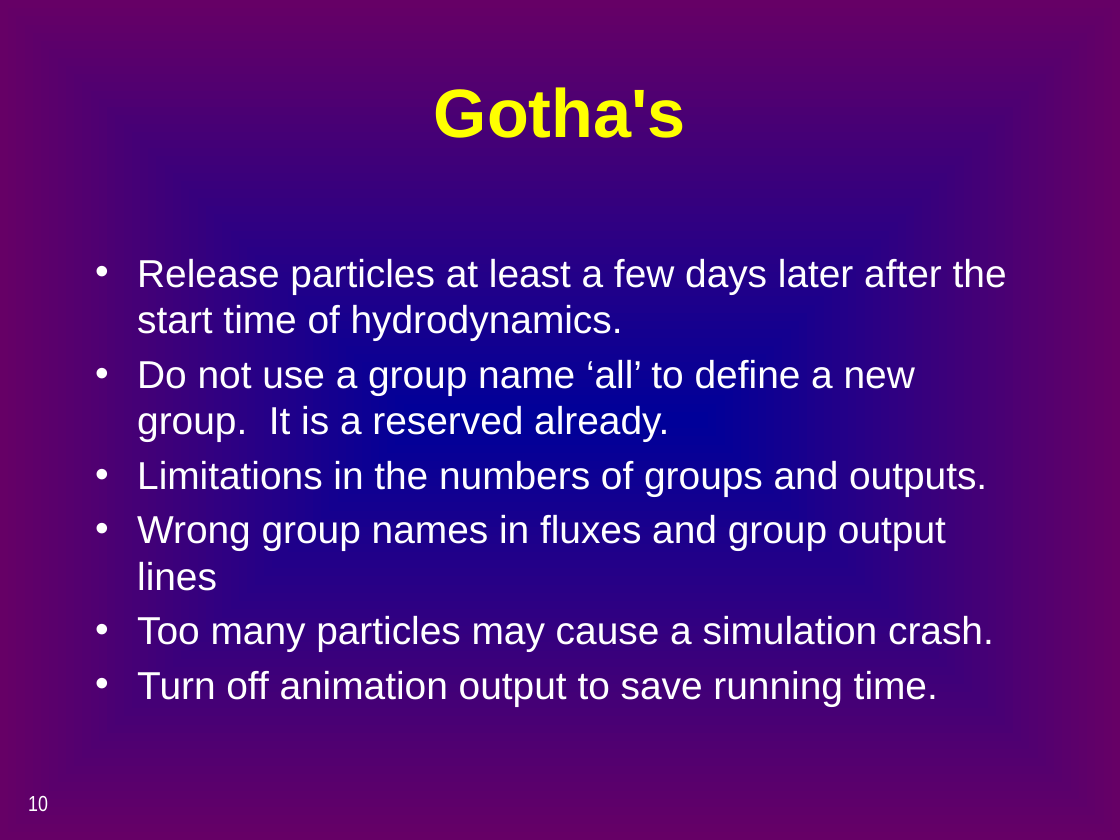
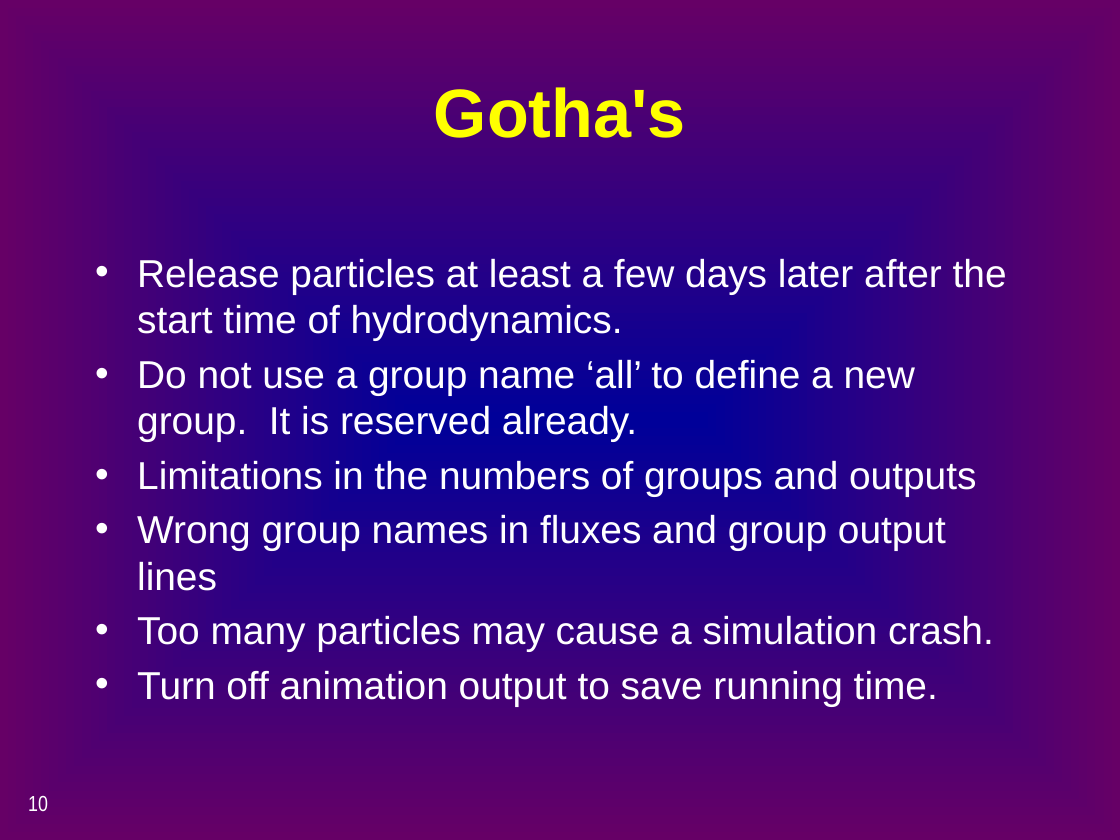
Before and after one commit to CADWRDeltaModeling/dsm2, a slide deck: slide 10 of dsm2/presentations/d2_ptm.pptx. Drawn at 1120x840 pixels with LibreOffice and Linux fonts; fonts in the diff are those of the drawing. Boxes give left, top, right and bottom in pixels: in the first picture for what was removed or moved away, otherwise in the second. Text is boxed around its words. In the diff, an @@ line names an element or a change of style, - is before the commit and + after.

```diff
--- a/dsm2/presentations/d2_ptm.pptx
+++ b/dsm2/presentations/d2_ptm.pptx
@@ text at bbox=[137, 359, 976, 496]: text changed @@
-• Do not use a group name ‘all’ to define a new group. It is a reserved already.
-• Limitations in the numbers of groups and outputs.
+• Do not use a group name ‘all’ to define a new group. It is reserved already.
+• Limitations in the numbers of groups and outputs
```
Also in this commit, not shown: 2 other slides changed.
